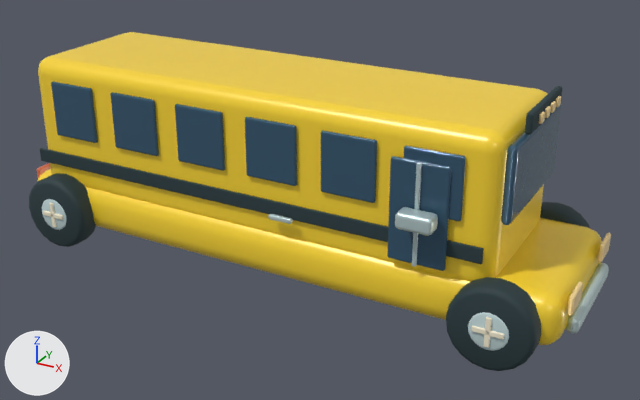
Before and after pictures for a commit that changed the glTF model public/models/schoolbus.glb.
Rendered twice from a camera (50 mm lens) standing at (2.04, -3.48, 2.1) and looking at (0.13, -0.01, 0.36). The lights are fixed; the arrows at lower left show +X, +Y and +Z. The older version comes first. Where no turn or scale is listed for an object, it has been applied to the vertices. Vertices at exactly the same position are counted once.

The older version as bpy lines, for what is in view:
```python
mat_paint_schoolbus = principled_material('Paint schoolbus')
mat_paint_schoolbus.base_color = (0.982, 0.687, 0.0356)  # yellow #fdd835
mat_paint_schoolbus.metallic = 0.04
mat_paint_schoolbus.roughness = 0.3
me_cube_169 = bpy.data.meshes.new('Cube.169')
me_cube_169.from_pydata(...)  # 192 vertices, 376 faces; spans x -1.42..1.42, y -0.41..0.41, z -0.12..0.75
me_cube_169.materials.append(mat_paint_schoolbus)  # yellow #fdd835
me_cube_171 = bpy.data.meshes.new('Cube.171')
me_cube_171.from_pydata(...)  # 1312 vertices, 2564 faces; spans x -0.28..2.21, y -0.02..0.79, z -0.37..0.19
me_cube_171.materials.append(mat_opaque_blue_glass)  # dark blue #385a72
me_cube_185 = bpy.data.meshes.new('Cube.185')
me_cube_185.from_pydata(...)  # 672 vertices, 1316 faces; spans x -1.35..1.3, y -0.01..0.79, z -0.24..0.56
me_cube_185.materials.append(mat_tyre_rubber)  # dark cyan #273b40
ob_opaque_blue_glass_005 = bpy.data.objects.new('Opaque blue glass.005', me_cube_171)
ob_opaque_blue_glass_005.location = (-1.05, -0.389, 0.73)
ob_paint_schoolbus = bpy.data.objects.new('Paint schoolbus', me_cube_169)
ob_paint_schoolbus.location = (0.0, 0.0, 0.22)
ob_tyre_rubber_005 = bpy.data.objects.new('Tyre rubber.005', me_cube_185)
ob_tyre_rubber_005.location = (-0.12, -0.39, 0.46)
# also in view: 'Headlamp.005' at (1.31, 0.0, 0.63); 'Wheel hubs.005' at (0.78, 0.0, 0.48); 'Rolling wheels.005' at (0.0, 0.0, 0.19)
```
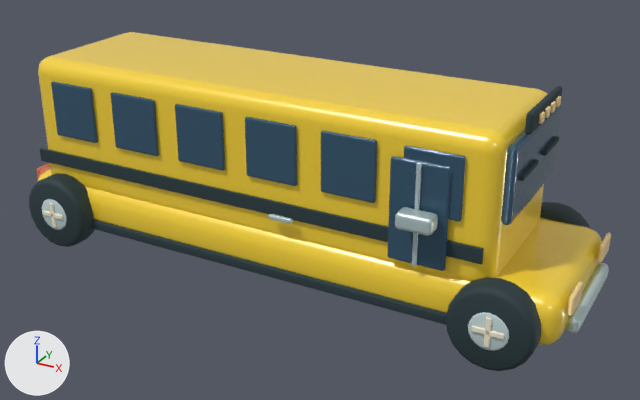
Edits to the bpy script that builds the scene:
```text
Change mat_paint_schoolbus:
    add mat_paint_schoolbus.coat_weight = 0.55
Change me_cube_185:
    used by ob_tyre_rubber_005; location = (-0.12, -0.39, 0.46)
    remove me_cube_185.from_pydata(...)  # 672 vertices, 1316 faces; spans x -1.35..1.3, y -0.01..0.79, z -0.24..0.56
    add me_cube_185.from_pydata(...)  # 1056 vertices, 2068 faces; spans x -1.35..1.39, y -0.04..0.82, z -0.34..0.56
    me_cube_185 part 1: the loose piece of 96 vertices spanning x -1.2..1.2, y -0.01..0.01, z -0.04..0.04 is copied, and the copy is scaled about its middle by (1.06, 2.33, 0.62), then moved by (0.12, -0.02, -0.31); it spans x -1.15..1.39, y -0.04..0.0, z -0.34..-0.29
    me_cube_185 part 2: the loose piece of 96 vertices spanning x -1.35..-1.34, y 0.3..0.33, z -0.24..-0.2 is copied, and the copy is scaled about its middle by (5.49, 8.94, 0.371), then moved by (2.62, -0.09, 0.53); it spans x 1.24..1.3, y 0.12..0.33, z 0.3..0.32
    me_cube_185 part 3: the loose piece of 96 vertices spanning x -1.35..-1.34, y 0.45..0.48, z -0.24..-0.2 is copied, and the copy is scaled about its middle by (5.49, 8.94, 0.371), then moved by (2.62, 0.08, 0.53); it spans x 1.24..1.3, y 0.44..0.65, z 0.3..0.32
    other edits to the shape of me_cube_185 do not show in these pictures
```

Location of each change, (x1, y1, x2, y2) in pixels of the pictures (640 x 400 px):
'Paint schoolbus', surface changed
    both: (47, 32, 600, 335)
'Tyre rubber.005', reshaped (34% taller)
    before: (40, 86, 562, 264)
    after: (40, 86, 562, 325)
part 1 of me_cube_185, added
    after: (91, 219, 447, 325)
part 2 of me_cube_185, added
    after: (519, 159, 539, 181)
part 3 of me_cube_185, added
    after: (542, 136, 559, 156)
